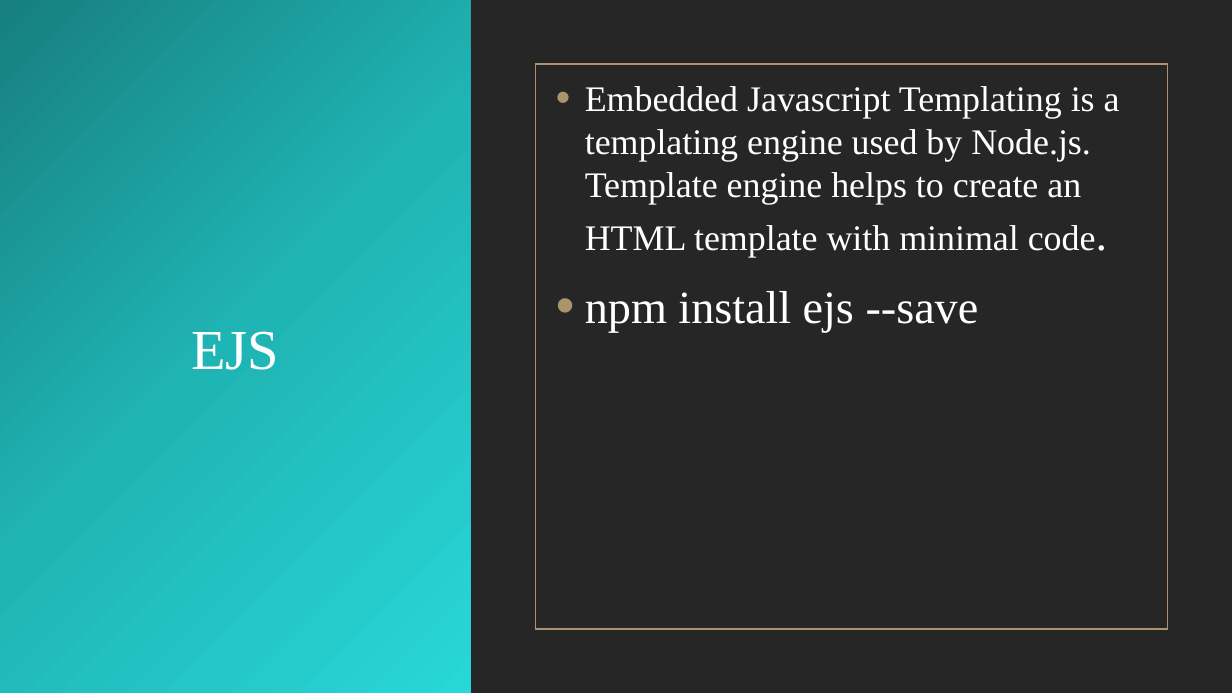
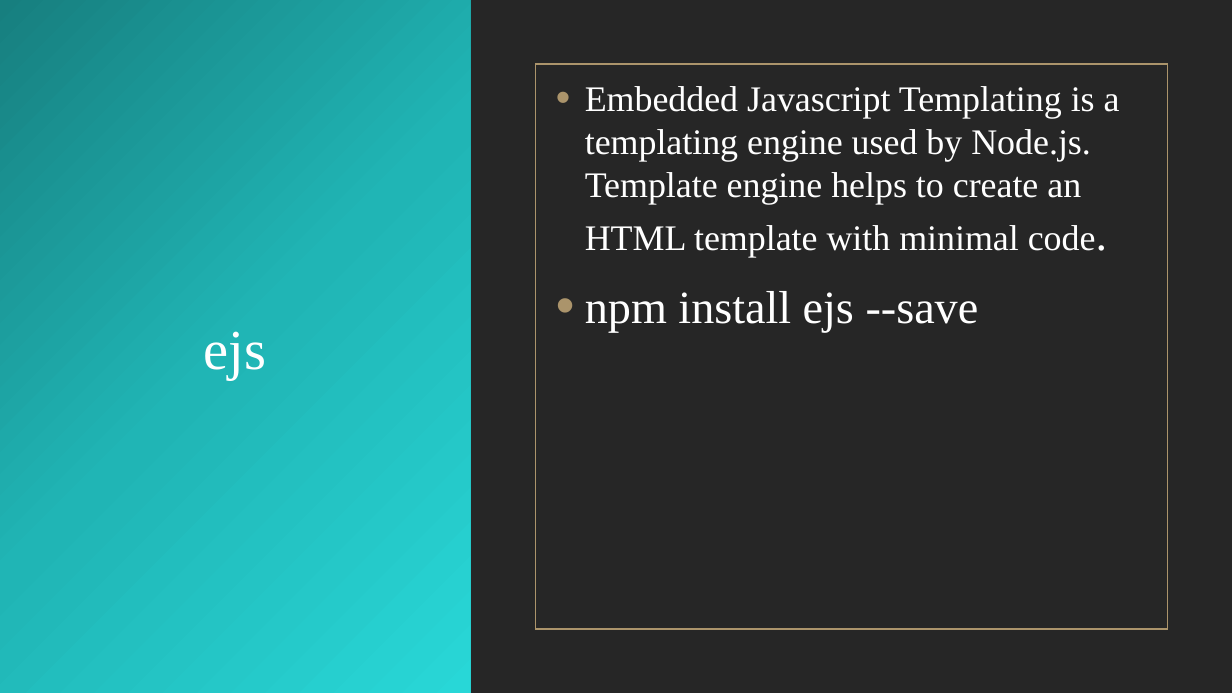
Before and after one commit to ayushamlesh/wetravel, a slide deck: slide 5 of WE TRAVEL.pptx. Drawn at 1232x693 pixels with LibreOffice and Linux fonts; fonts in the diff are those of the drawing; background and template pictures are left out. Boxes give left, top, right and bottom in pixels: in the first picture for what was removed or moved away, otherwise in the second. Text is boxed around its words. In the diff, an @@ line names an element or a change of style, - is before the commit and + after.

```diff
--- a/WE TRAVEL.pptx
+++ b/WE TRAVEL.pptx
@@ title at [204,331,267,380]: text changed @@
-EJS
+ejs
```
Also in this commit, not shown: 1 other slide changed, 4 other files.
